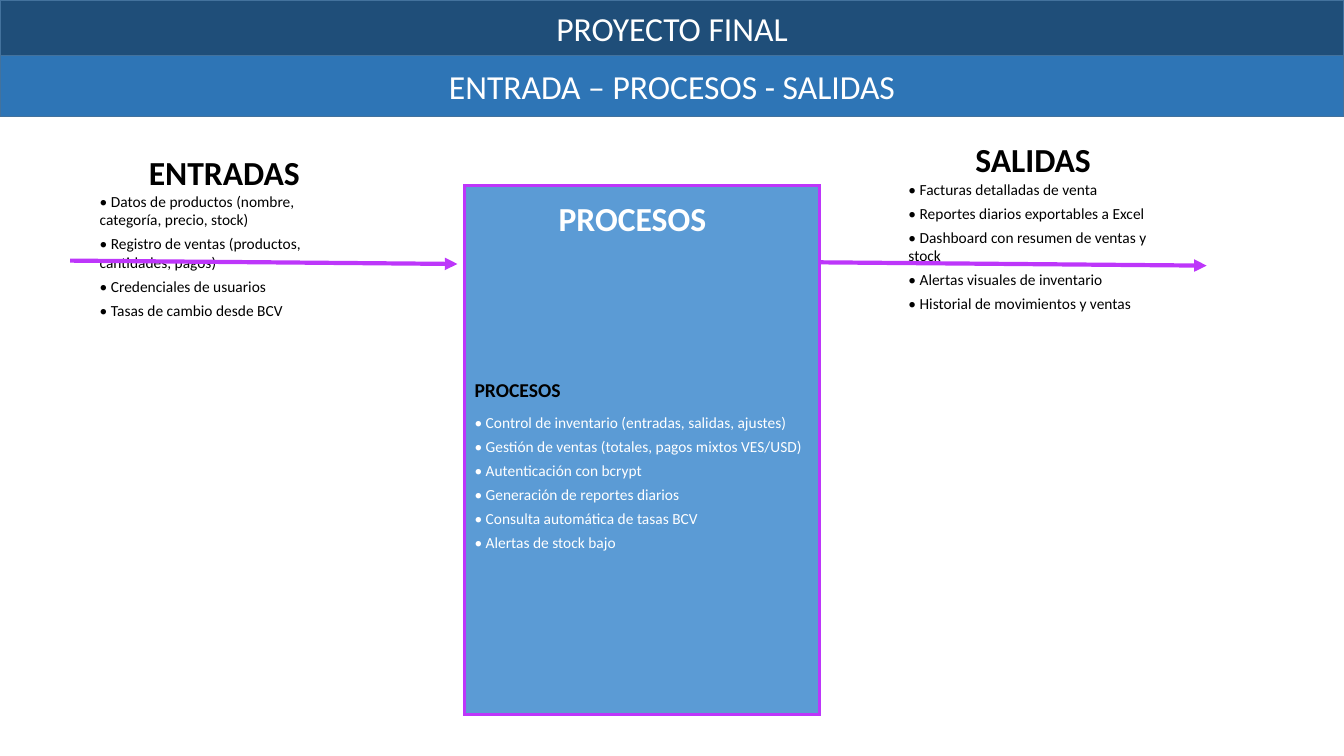
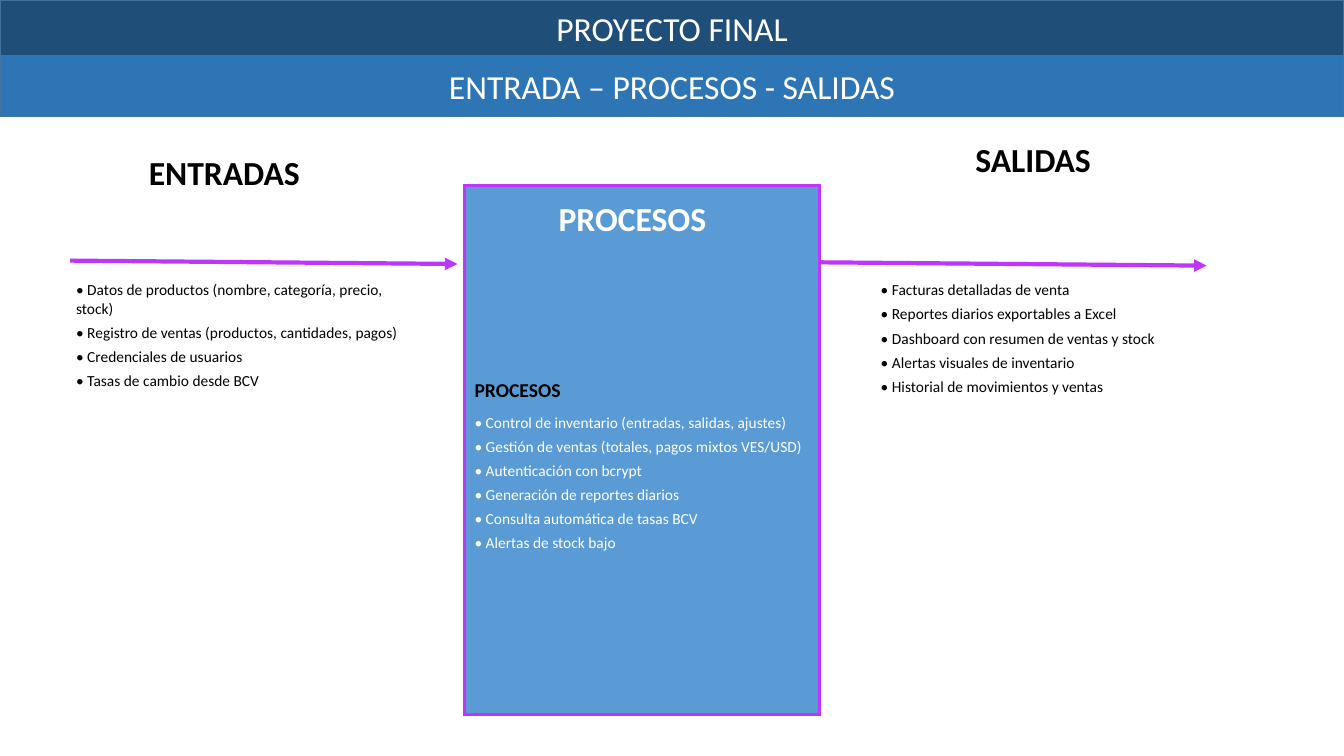
Before and after one commit to Edelyn000/gestor-de-ventas-e-inventario, a slide deck: slide 3 of presentacion/presentar_el_proyecto/Formato para presentar el Proyecto 2025.pptx. Drawn at 1344x756 pixels with LibreOffice and Linux fonts; fonts in the diff are those of the drawing. Boxes give left, top, right and bottom in pixels: in the first picture for what was removed or moved away, otherwise in the second. Text is boxed around its words. In the diff, an @@ line names an element or a change of style, - is before the commit and + after.

Commit message:
fix: corrige posicion de contenido en Entrada-Procesos-Salidas

```diff
--- a/presentacion/presentar_el_proyecto/Formato para presentar el Proyecto 2025.pptx
+++ b/presentacion/presentar_el_proyecto/Formato para presentar el Proyecto 2025.pptx
@@ text at [100,196,301,316]: paragraphs removed @@
-• Datos de productos (nombre, categoría, precio, stock)
-• Registro de ventas (productos, cantidades, pagos)
-• Credenciales de usuarios
-• Tasas de cambio desde BCV
@@ text at [908,184,1146,312]: paragraphs removed @@
-• Facturas detalladas de venta
-• Reportes diarios exportables a Excel
-• Dashboard con resumen de ventas y stock
-• Alertas visuales de inventario
-• Historial de movimientos y ventas
@@ text added at [76,284,397,386], 11 pt, text #000000 @@
+• Datos de productos (nombre, categoría, precio, stock)
+• Registro de ventas (productos, cantidades, pagos)
+• Credenciales de usuarios
+• Tasas de cambio desde BCV
@@ text added at [892,284,1155,395], 11 pt, text #000000 @@
+• Facturas detalladas de venta
+• Reportes diarios exportables a Excel
+• Dashboard con resumen de ventas y stock
+• Alertas visuales de inventario
+• Historial de movimientos y ventas
```
